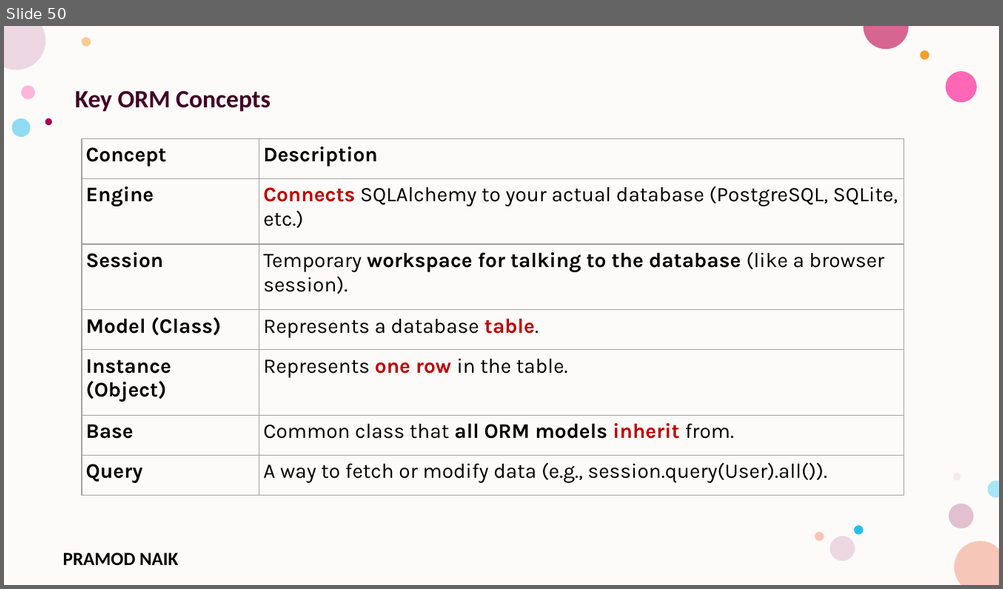
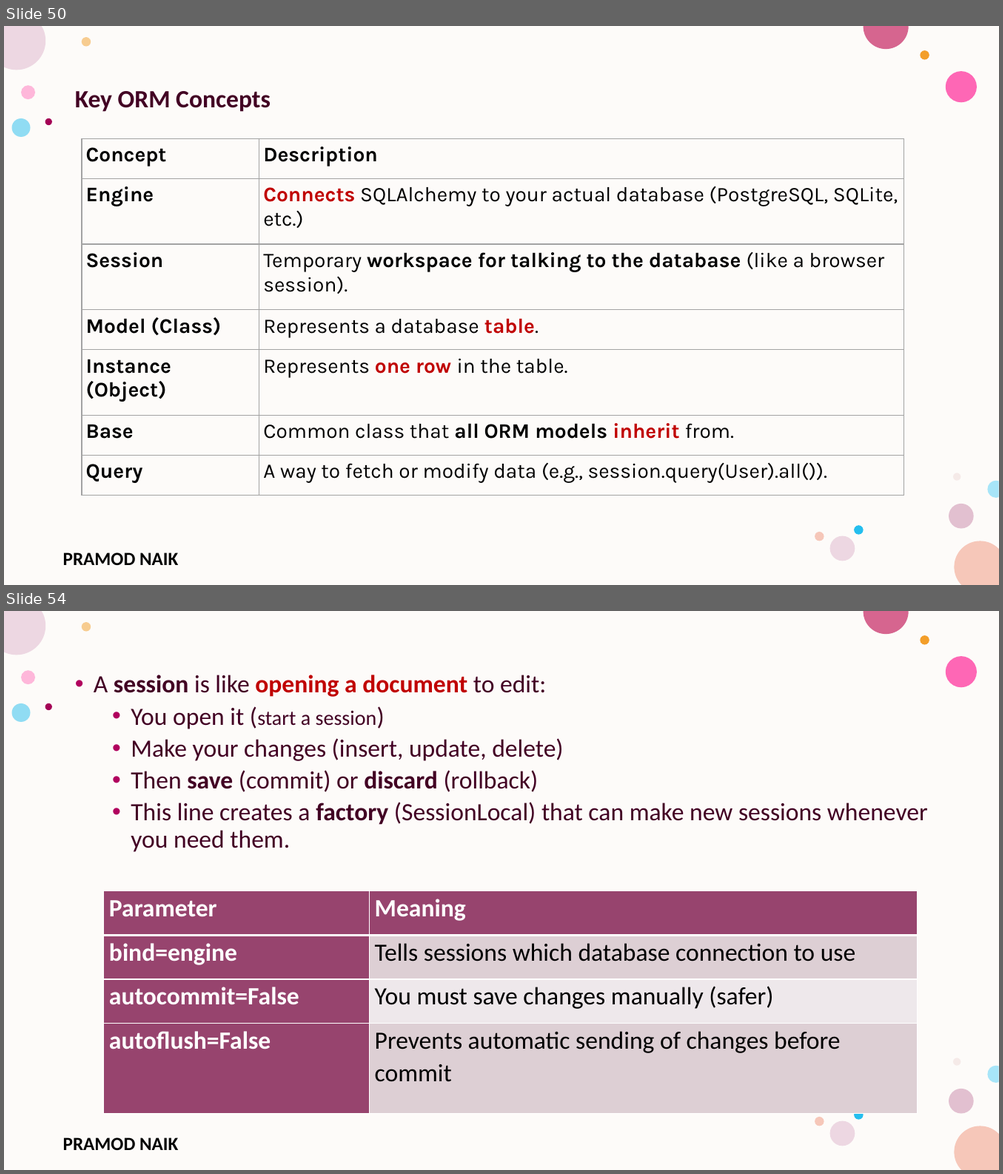
Before and after one commit to PRAMODNAIK-DEV/Backend-Dev-using-Python-FastAPI, a slide deck: FastAPI/FastAPI- Intermediate.pptx. Shown one above the other, each under a label of ours: slide 50 before the commit, slides 50 and 54 after it; the slides between them are not shown. The pictures are 1003x589 and 1003x1174 pixels, drawn with LibreOffice and Linux fonts; fonts in the diff are those of the drawing; background and template pictures are left out. Boxes give left, top, right and bottom in pixels: in the first picture for what was removed or moved away, otherwise in the second. Text is boxed around its words. In the diff, an @@ line names an element or a change of style, - is before the commit and + after.

```diff
--- a/FastAPI/FastAPI- Intermediate.pptx
+++ b/FastAPI/FastAPI- Intermediate.pptx
@@ slide 54 added at [4, 611, 999, 1170], background #FFFFFF; not listed: 17 template elements that a slide beside it also shows @@
@@ text added at [94, 675, 928, 852], 24 pt, text #420023 @@
+• A session is like opening a document to edit:
+  • You open it (start a session)
+  • Make your changes (insert, update, delete)
+  • Then save (commit) or discard (rollback)
+  • This line creates a factory (SessionLocal) that can make new sessions whenever you need them.
@@ table added at [103, 891, 917, 1114], 4 rows, 2 columns @@
+Parameter | Meaning
+bind=engine | Tells sessions which database connection to use
+autocommit=False | You must save changes manually (safer)
+autoflush=False | Prevents automatic sending of changes before commit
```
Also in this commit, not shown: 1 slide changed, 8 other slides added, 5 slides removed, 5 other files.
